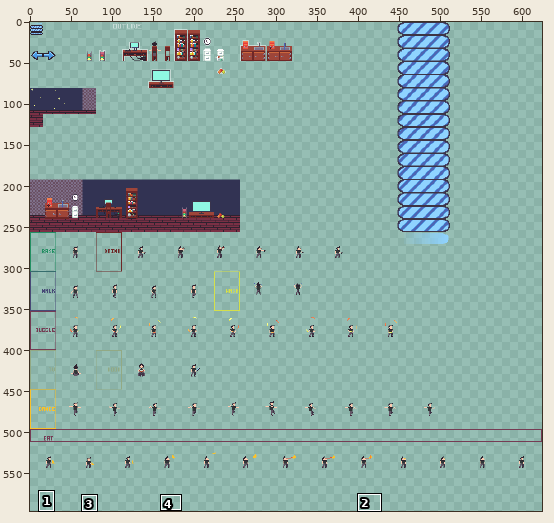
Sprite sheet, stored at res/textures/textures.png. Above, an overview of the earlier version with the close-up marked.
Close-up. The starting point:
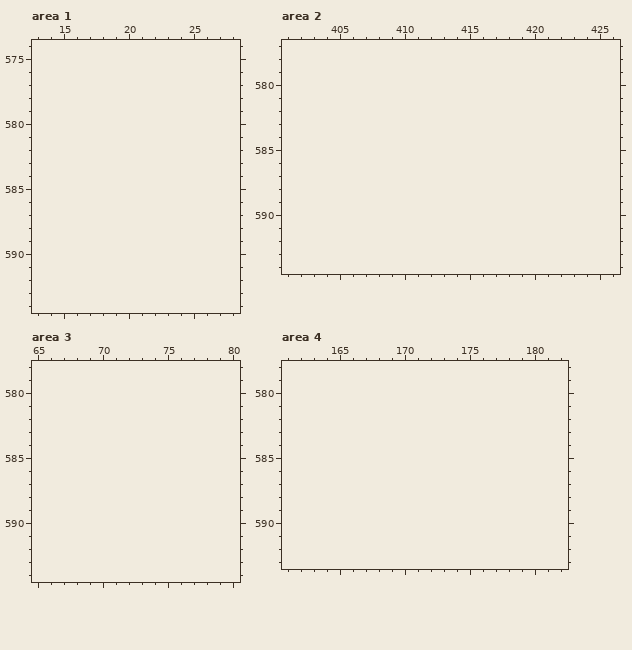
The file is 624x560 pixels. Pixels under 10% opacity are left out. Colours within 5 levels of each other are drawn and written as one. Shown: area 1: x 13..28, y 574..594; area 2: x 401..426, y 577..594; area 3: x 65..80, y 578..594; area 4: x 161..182, y 578..593. The old version is drawn lined up with the new one, on the new canvas. The wide view leaves out empty margins. The commit also changed other parts of the picture, which this record leaves out.
And afterwards:
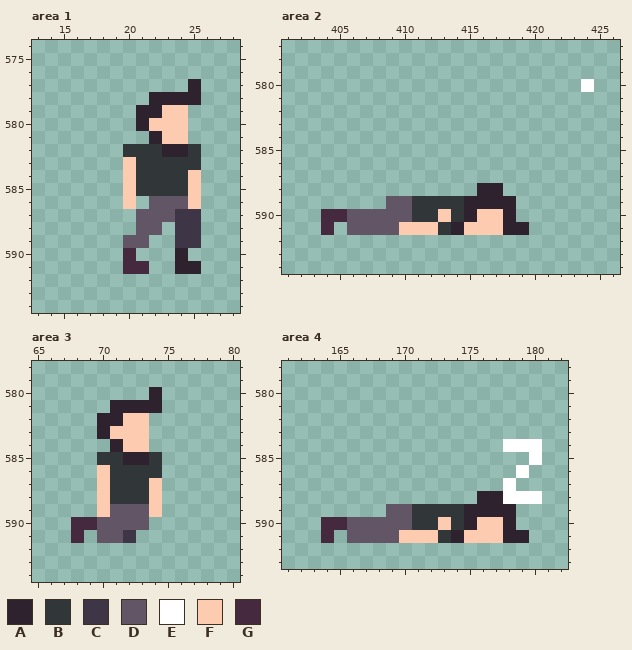
Palette (. is transparent): A #2e222f  B #313638  C #3e3546  D #625565  E #ffffff  F #fdcbb0  G #45293f
Difference:
canvas 624x560 -> 624x608
Area 1:
The edit adds colour A in row 577 at x 25; in row 578 at x 22 to 25; in row 579 at x 21 to 22; in row 580 at x 21; in row 581 at x 22; in row 582 at x 23 to 24.
The edit adds colour A in row 590 at x 24; in row 591 at x 24 to 25.
The edit adds colour B in row 582 at x 20 to 22 and 25; in row 583 at x 21 to 25; in rows 584 to 585 at x 21 to 24.
The edit adds colour C in rows 587 to 589 at x 24 to 25.
The edit adds colour D in row 586 at x 22 to 24; in row 587 at x 21 to 23; in row 588 at x 21 to 22; in row 589 at x 20 to 21.
The edit adds colour F in row 579 at x 23 to 24; in row 580 at x 22 to 24; in row 581 at x 23 to 24; in row 583 at x 20; in rows 584 to 586 at x 20 and 25.
The edit adds colour G in row 590 at x 20; in row 591 at x 20 to 21.
Area 2:
The edit adds colour A in row 588 at x 416 to 417; in row 589 at x 415 to 418; in row 590 at x 415 and 418; in row 591 at x 414 and 418 to 419.
The edit adds colour B in row 589 at x 411 to 414; in row 590 at x 411 to 412 and 414; in row 591 at x 413.
The edit adds colour D in row 589 at x 409 to 410; in row 590 at x 406 to 410; in row 591 at x 406 to 409.
The edit adds colour E in row 580 at x 424.
The edit adds colour F in row 590 at x 413 and 416 to 417; in row 591 at x 410 to 412 and 415 to 417.
The edit adds colour G in row 590 at x 404 to 405; in row 591 at x 404.
Area 3:
The edit adds colour A in row 580 at x 74; in row 581 at x 71 to 74; in row 582 at x 70 to 71; in row 583 at x 70; in row 584 at x 71; in row 585 at x 72 to 73.
The edit adds colour B in row 585 at x 70 to 71 and 74; in row 586 at x 71 to 74; in rows 587 to 588 at x 71 to 73.
The edit adds colour C in row 591 at x 72.
The edit adds colour D in row 589 at x 71 to 73; in row 590 at x 70 to 73; in row 591 at x 70 to 71.
The edit adds colour F in row 582 at x 72 to 73; in row 583 at x 71 to 73; in row 584 at x 72 to 73; in row 586 at x 70; in rows 587 to 589 at x 70 and 74.
The edit adds colour G in row 590 at x 68 to 69; in row 591 at x 68.
Area 4:
The edit adds colour A in row 588 at x 176 to 177; in row 589 at x 175 to 178; in row 590 at x 175 and 178; in row 591 at x 174 and 178 to 179.
The edit adds colour B in row 589 at x 171 to 174; in row 590 at x 171 to 172 and 174; in row 591 at x 173.
The edit adds colour D in row 589 at x 169 to 170; in row 590 at x 166 to 170; in row 591 at x 166 to 169.
The edit adds colour E in row 584 at x 178 to 180; in row 585 at x 180; in row 586 at x 179; in row 587 at x 178; in row 588 at x 178 to 180.
The edit adds colour F in row 590 at x 173 and 176 to 177; in row 591 at x 170 to 172 and 175 to 177.
The edit adds colour G in row 590 at x 164 to 165; in row 591 at x 164.
Boxes around the changes in both close-ups, in picture pixels (x1, y1, x2, y2):
added: (123, 79, 201, 274)
added: (581, 79, 594, 92)
added: (321, 183, 529, 235)
added: (71, 387, 162, 543)
added: (321, 439, 542, 543)
